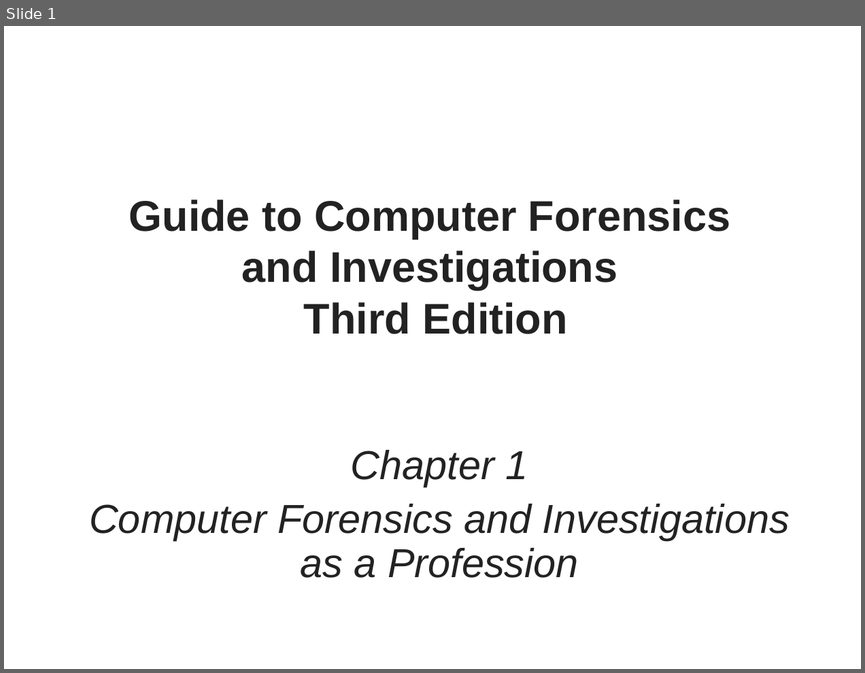
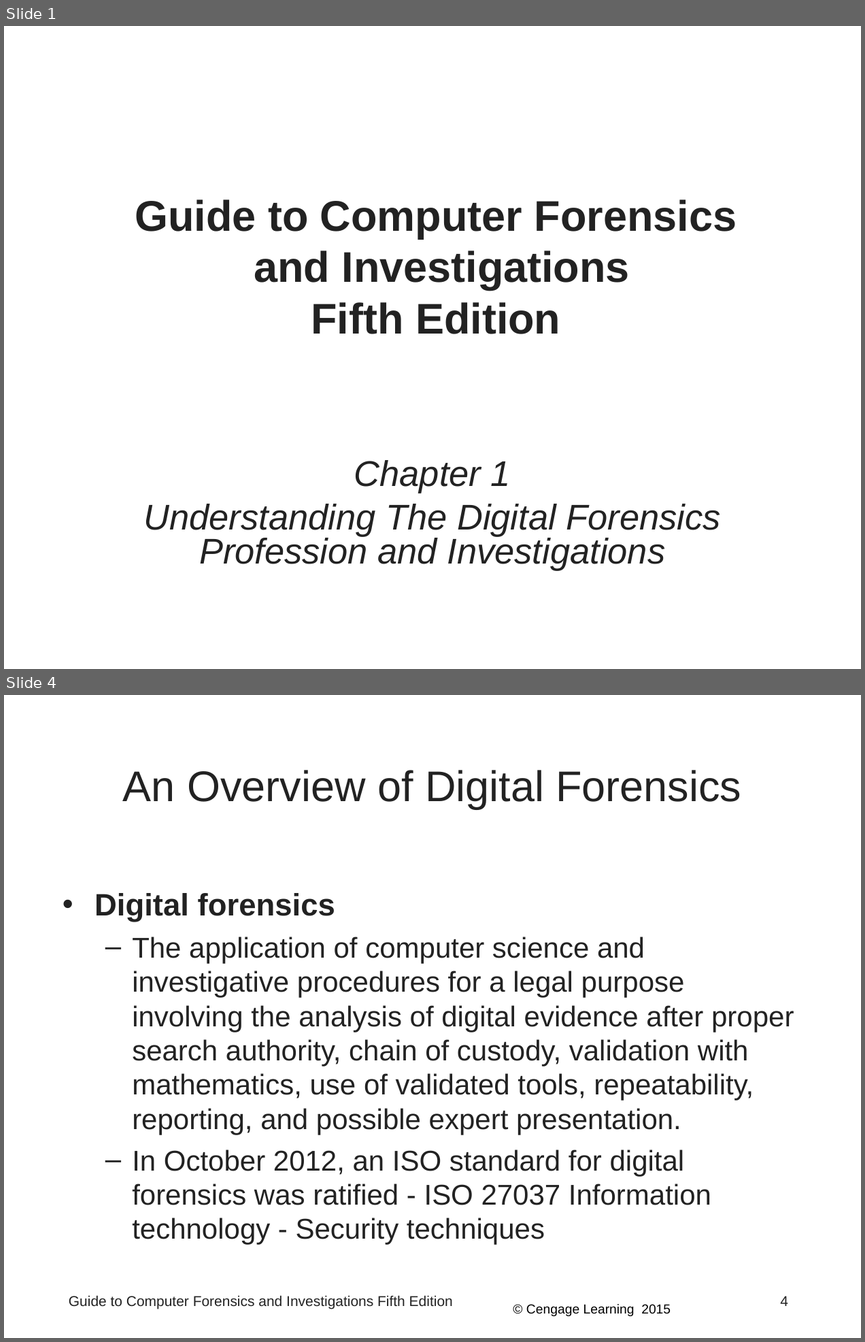
Before and after one commit to Emadalsuwat/emadalsuwat.github.io, a slide deck: computerforensics/Chapter1.ppt. Shown one above the other, each under a label of ours: slide 1 before the commit, slides 1 and 4 after it; the slides between them are not shown. The pictures are 865x673 and 865x1342 pixels, drawn with LibreOffice and Linux fonts; fonts in the diff are those of the drawing; background and template pictures are left out. Boxes give left, top, right and bottom in pixels: in the first picture for what was removed or moved away, otherwise in the second. Text is boxed around its words. In the diff, an @@ line names an element or a change of style, - is before the commit and + after.

```diff
--- a/computerforensics/Chapter1.ppt
+++ b/computerforensics/Chapter1.ppt
@@ slide 4 added at [4,695,861,1338], background #FFFFFF @@
@@ title added at [123,770,741,809], 36 pt, text #222222 @@
+An Overview of Digital Forensics
@@ text added at [94,893,793,1244], 24 pt, text #222222 @@
+• Digital forensics
+  – The application of computer science and investigative procedures for a legal purpose involving the analysis of digital evidence after proper search authority, chain of custody, validation with mathematics, use of validated tools, repeatability, reporting, and possible expert presentation.
+  – In October 2012, an ISO standard for digital forensics was ratified - ISO 27037 Information technology - Security techniques
@@ text added at [69,1295,453,1309], 12 pt, text #222222 @@
+Guide to Computer Forensics and Investigations Fifth Edition
@@ text added at [526,1304,670,1316], 11 pt, text #000000 @@
+© Cengage Learning 2015
@@ page number added at [780,1295,788,1306], 12 pt, text #222222 @@
+4
@@ slide 1 changed as well @@
@@ title at [135,199,736,334]: text changed @@
-Guide to Computer Forensics
-and Investigations
-Third Edition
+Guide to Computer Forensics
+and Investigations
+Fifth Edition
@@ subtitle "Chapter 1": place and size @@
-subtitle "Chapter 1" at [89,450,789,577]
+subtitle "Chapter 1" at [143,460,720,571]
@@ subtitle at [354,460,511,493]: size 34 to 30 pt in "Chapter 1"; line spacing 0.9 to 0.8; less space between paragraphs @@
@@ subtitle at [143,503,720,571]: text changed; size 34 to 30 pt @@
-Computer Forensics and Investigations as a Profession
+Understanding The Digital Forensics Profession and Investigations
```
Also in this commit, not shown: 5 other slides changed, 75 other slides added, 33 slides removed, 19 other files.
